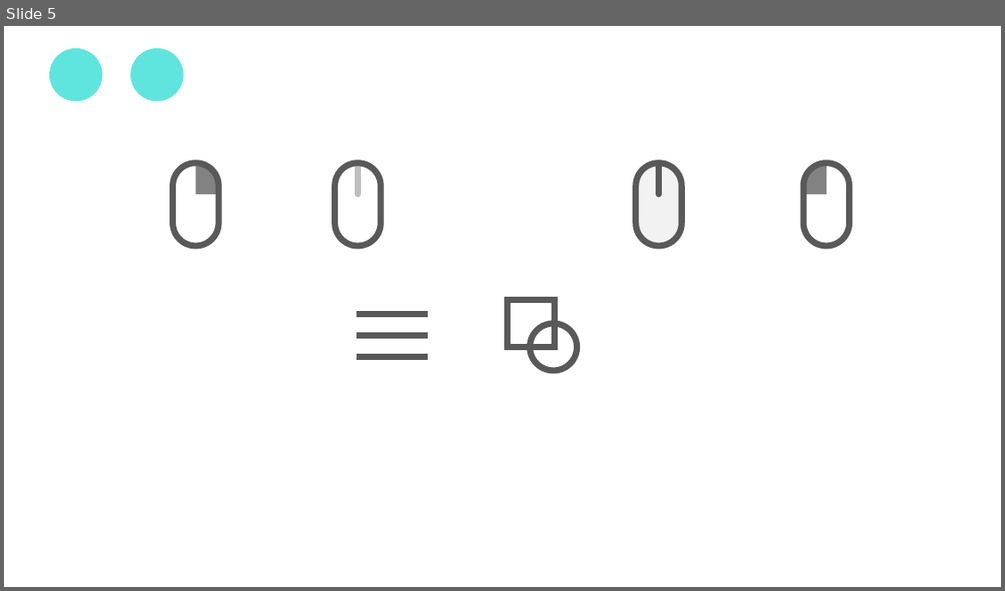
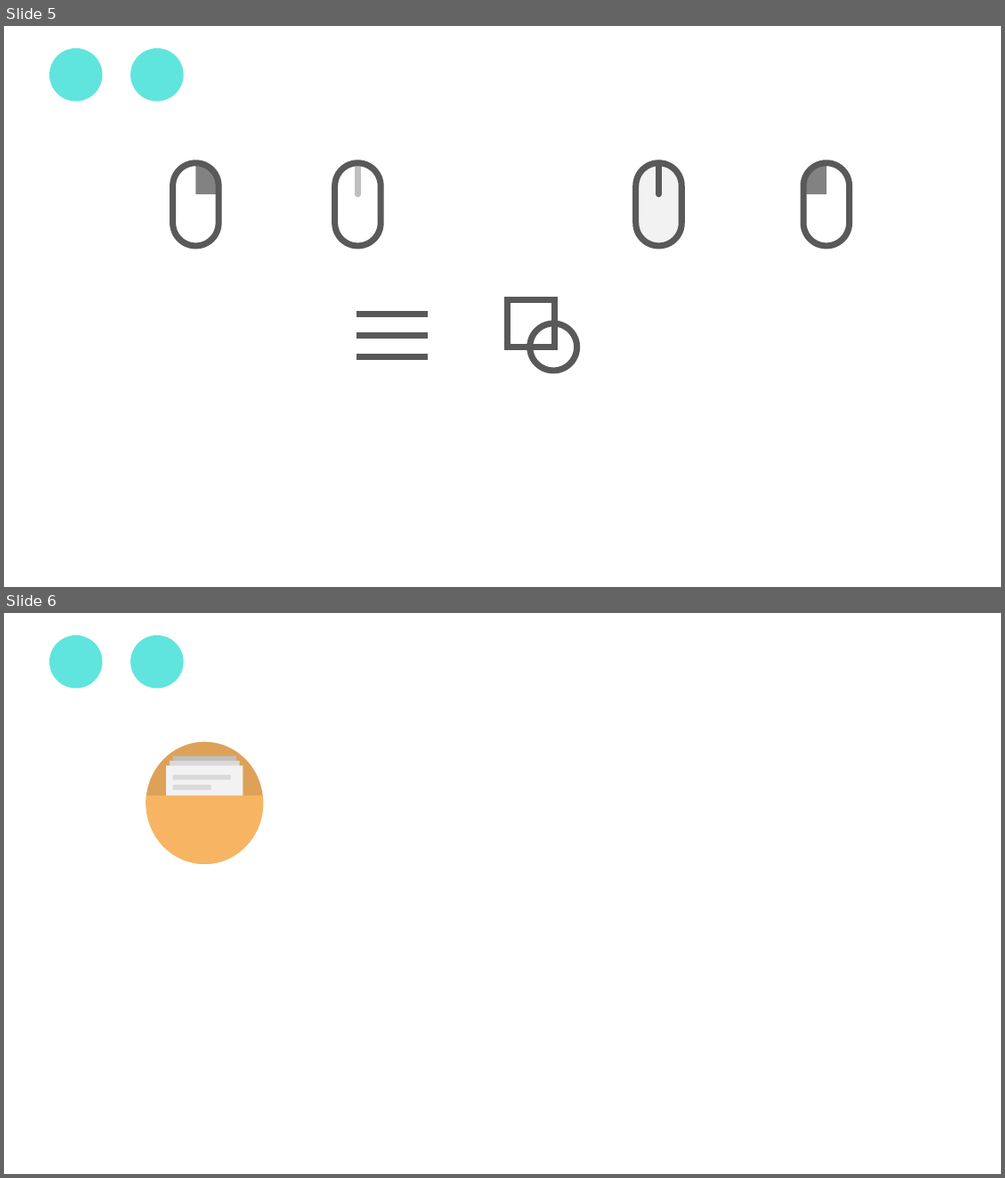
Before and after one commit to buger404/Emerald, a slide deck: UI.pptx. Shown one above the other, each under a label of ours: slide 5 before the commit, slides 5 and 6 after it. The pictures are 1005x591 and 1005x1178 pixels, drawn with LibreOffice and Linux fonts; fonts in the diff are those of the drawing. Boxes give left, top, right and bottom in pixels: in the first picture for what was removed or moved away, otherwise in the second. Text is boxed around its words. In the diff, an @@ line names an element or a change of style, - is before the commit and + after.

```diff
--- a/UI.pptx
+++ b/UI.pptx
@@ slide 6 added at (4,613,1001,1174), background #FFFFFF @@
@@ rounded rectangle added at (49,635,103,689), fill #5FE5DD @@
@@ rounded rectangle added at (130,635,184,689), fill #5FE5DD @@
@@ ellipse added at (146,742,264,863), fill #F7B563 @@
@@ ellipse added at (146,742,264,863), fill #000000 at 10% opacity @@
@@ rectangle added at (166,765,243,846), fill #F2F2F2 @@
@@ rectangle added at (170,761,240,842), fill #D9D9D9 @@
@@ rectangle added at (173,755,236,836), fill #BFBFBF @@
@@ freeform shape added at (146,795,264,864), fill #F7B563 @@
@@ rectangle added at (173,774,231,779), fill #D9D9D9 @@
@@ rectangle added at (173,785,211,790), fill #D9D9D9 @@
```
Also in this commit, not shown: 15 other files.
